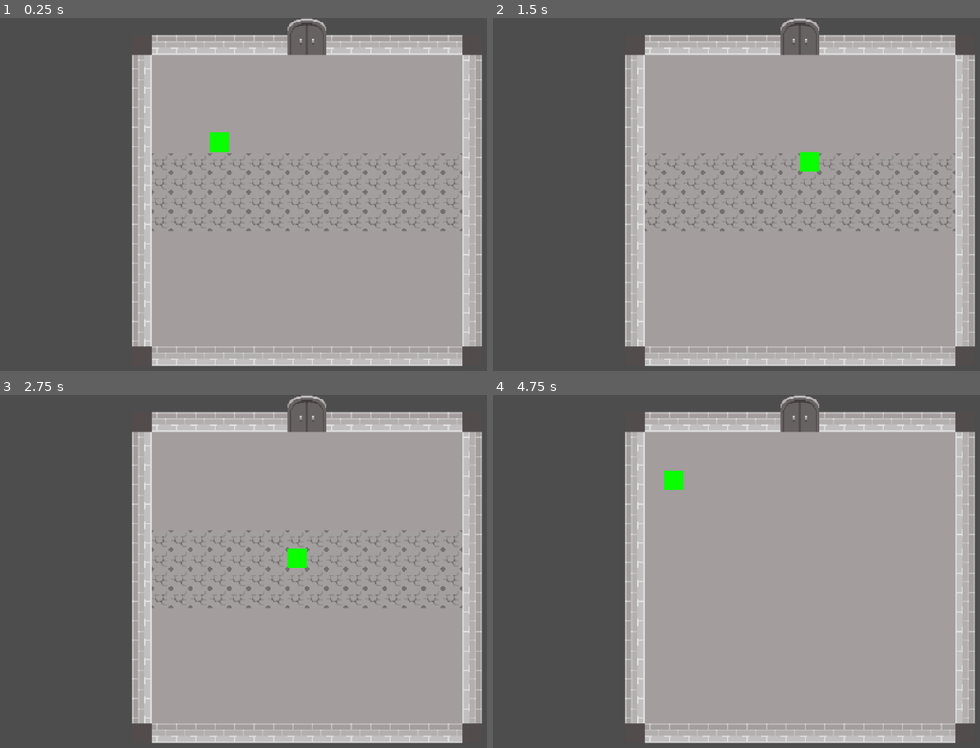
Above: before the commit, frames 1-4 (two rows, left to right).
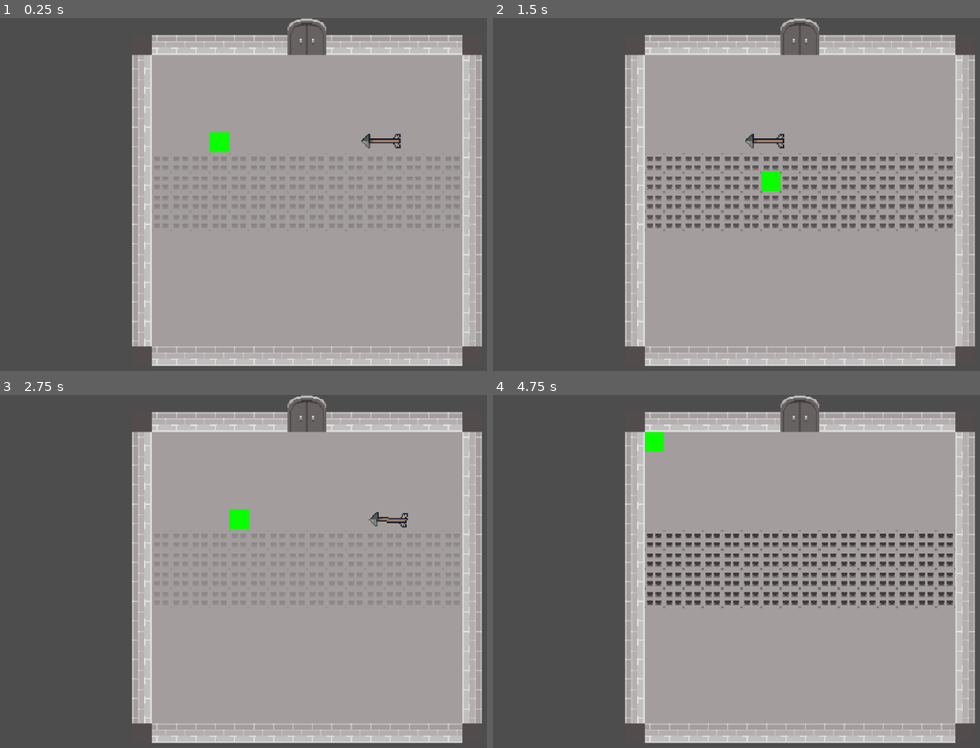
Above: after the commit, the same moments.

Repository: rddtz/gamejamplus
Game: Godot game, scene res://scenes/main.tscn
The game is run twice, just before and just after one commit, with the same random seed, the same clock (stepped at 60 frames per second) and the same inputs.
Inputs:
- Up to frame 1 (0.25 s): no input
- Up to frame 2 (1.5 s): hold Right (RIGHT) 0.53-1.28 s; hold Space (parry_block, bound only before the commit) 0.53-1.28 s; hold S (DOWN) from 1.28 s (still down); tap Space (parry_block, bound only before the commit) at 1.35 s
- Up to frame 3 (2.75 s): release S (DOWN) at 2.03 s; hold Right (RIGHT) from 2.03 s (still down); hold Space (parry_block, bound only before the commit) from 2.03 s (still down)
- Up to frame 4 (4.75 s): release Right (RIGHT) at 2.78 s; release Space (parry_block, bound only before the commit) at 2.78 s; hold W (UP) 2.78-3.53 s; tap Space (parry_block, bound only before the commit) at 2.85, 4.35 s; hold Space (parry_block, bound only before the commit) 3.53-4.28 s; hold A (LEFT) from 3.53 s (still down)

The runs differ from the first frame. In frame 1, 2.9% of the frame differs, in the area x 31-95%, y 32-61%; in frame 2, 5.2%; in frame 3, 1.7%; in frame 4, 5.2%.

Commit message:
espinhos

Diff:
--- a/plus/project.godot
+++ b/plus/project.godot
@@ -49,11 +49,6 @@
 "events": [Object(InputEventKey,"resource_local_to_scene":false,"resource_name":"","device":-1,"window_id":0,"alt_press …(195 unchanged characters)…
 ]
 }
-parry_block={
-"deadzone": 0.5,
-"events": [Object(InputEventKey,"resource_local_to_scene":false,"resource_name":"","device":-1,"window_id":0,"alt_pressed":false,"shift_pressed":false,"ctrl_pressed":false,"meta_pressed":false,"pressed":false,"keycode":0,"physical_keycode":32,"key_label":0,"unicode":32,"location":0,"echo":false,"script":null)
-]
-}
 
 [rendering]
 
--- a/plus/scenes/armadilha-chao.tscn
+++ b/plus/scenes/armadilha-chao.tscn
@@ -1,18 +1,143 @@
-[gd_scene load_steps=9 format=3 uid="uid://cxwj846bjca2"]
+[gd_scene load_steps=25 format=3 uid="uid://cxwj846bjca2"]
 
 [ext_resource type="Script" path="res://scripts/armadilha_chao.gd" id="1_3xmyd"]
-[ext_resource type="Texture2D" uid="uid://ojbianr18fjo" path="res://assets/espinhos_teste.png" id="2_kgegh"]
 [ext_resource type="Texture2D" uid="uid://8w51h81jn3a0" path="res://assets/antes_espinhos_teste.png" id="3_4x4xa"]
+[ext_resource type="Texture2D" path="res://assets/Animation_spike1.png" id="3_ql23c"]
+
+[sub_resource type="AtlasTexture" id="AtlasTexture_xvjc7"]
+atlas = ExtResource("3_ql23c")
+region = Rect2(0, 112, 256, 16)
+
+[sub_resource type="AtlasTexture" id="AtlasTexture_hybrd"]
+atlas = ExtResource("3_ql23c")
+region = Rect2(0, 32, 256, 16)
+
+[sub_resource type="AtlasTexture" id="AtlasTexture_wr6im"]
+atlas = ExtResource("3_ql23c")
+region = Rect2(0, 16, 256, 16)
+
+[sub_resource type="AtlasTexture" id="AtlasTexture_rsgb6"]
+atlas = ExtResource("3_ql23c")
+region = Rect2(0, 0, 256, 16)
+
+[sub_resource type="AtlasTexture" id="AtlasTexture_s4d64"]
+atlas = ExtResource("3_ql23c")
+region = Rect2(0, 0, 256, 16)
+
+[sub_resource type="AtlasTexture" id="AtlasTexture_krjx0"]
+atlas = ExtResource("3_ql23c")
+region = Rect2(0, 0, 256, 16)
+
+[sub_resource type="AtlasTexture" id="AtlasTexture_5e63s"]
+atlas = ExtResource("3_ql23c")
+region = Rect2(0, 16, 256, 16)
+
+[sub_resource type="AtlasTexture" id="AtlasTexture_vbofk"]
+atlas = ExtResource("3_ql23c")
+region = Rect2(0, 32, 256, 16)
+
+[sub_resource type="AtlasTexture" id="AtlasTexture_oquqy"]
+atlas = ExtResource("3_ql23c")
+region = Rect2(0, 48, 256, 16)
+
+[sub_resource type="AtlasTexture" id="AtlasTexture_7aidx"]
+atlas = ExtResource("3_ql23c")
+region = Rect2(0, 64, 256, 16)
+
+[sub_resource type="AtlasTexture" id="AtlasTexture_ipljy"]
+atlas = ExtResource("3_ql23c")
+region = Rect2(0, 80, 256, 16)
+
+[sub_resource type="AtlasTexture" id="AtlasTexture_nwwyo"]
+atlas = ExtResource("3_ql23c")
+region = Rect2(0, 96, 256, 16)
+
+[sub_resource type="AtlasTexture" id="AtlasTexture_vxiu0"]
+atlas = ExtResource("3_ql23c")
+region = Rect2(0, 112, 256, 16)
+
+[sub_resource type="AtlasTexture" id="AtlasTexture_vswlb"]
+atlas = ExtResource("3_ql23c")
+region = Rect2(0, 48, 256, 16)
+
+[sub_resource type="AtlasTexture" id="AtlasTexture_17hlw"]
+atlas = ExtResource("3_ql23c")
+region = Rect2(0, 16, 256, 16)
+
+[sub_resource type="AtlasTexture" id="AtlasTexture_xo48p"]
+atlas = ExtResource("3_ql23c")
+region = Rect2(0, 0, 256, 16)
 
 [sub_resource type="SpriteFrames" id="SpriteFrames_62jgt"]
 animations = [{
 "frames": [{
 "duration": 1.0,
-"texture": ExtResource("2_kgegh")
+"texture": SubResource("AtlasTexture_xvjc7")
+}, {
+"duration": 1.0,
+"texture": SubResource("AtlasTexture_hybrd")
+}, {
+"duration": 1.0,
+"texture": SubResource("AtlasTexture_wr6im")
+}, {
+"duration": 1.0,
+"texture": SubResource("AtlasTexture_rsgb6")
+}],
+"loop": false,
+"name": &"descendo",
+"speed": 5.0
+}, {
+"frames": [{
+"duration": 1.0,
+"texture": SubResource("AtlasTexture_s4d64")
 }],
 "loop": true,
 "name": &"machucando",
 "speed": 5.0
+}, {
+"frames": [{
+"duration": 1.0,
+"texture": SubResource("AtlasTexture_krjx0")
+}, {
+"duration": 1.0,
+"texture": SubResource("AtlasTexture_5e63s")
+}, {
+"duration": 1.0,
+"texture": SubResource("AtlasTexture_vbofk")
+}, {
+"duration": 1.0,
+"texture": SubResource("AtlasTexture_oquqy")
+}, {
+"duration": 1.0,
+"texture": SubResource("AtlasTexture_7aidx")
+}, {
+"duration": 1.0,
+"texture": SubResource("AtlasTexture_ipljy")
+}, {
+"duration": 1.0,
+"texture": SubResource("AtlasTexture_nwwyo")
+}, {
+"duration": 1.0,
+"texture": SubResource("AtlasTexture_vxiu0")
+}, {
+"duration": 1.0,
+"texture": SubResource("AtlasTexture_vxiu0")
+}, {
+"duration": 1.0,
+"texture": SubResource("AtlasTexture_vxiu0")
+}, {
+"duration": 1.0,
+"texture": SubResource("AtlasTexture_vswlb")
+}, {
+"duration": 1.0,
+"texture": SubResource("AtlasTexture_17hlw")
+}, {
+"duration": 1.0,
+"texture": SubResource("AtlasTexture_xo48p")
+}],
+"loop": false,
+"name": &"subindo",
+"speed": 10.0
 }, {
 "frames": [{
 "duration": 1.0,
@@ -52,21 +177,33 @@
 "update": 1,
 "values": [&"surgindo"]
 }
-
-[sub_resource type="Animation" id="Animation_em2af"]
-resource_name = "life_span"
-length = 2.0
+tracks/2/type = "value"
+tracks/2/imported = false
+tracks/2/enabled = true
+tracks/2/path = NodePath("AnimatedSprite2D:modulate")
+tracks/2/interp = 1
+tracks/2/loop_wrap = true
+tracks/2/keys = {
+"times": PackedFloat32Array(0),
+"transitions": PackedFloat32Array(1),
+"update": 0,
+"values": [Color(1, 1, 1, 0)]
+}
+
+[sub_resource type="Animation" id="Animation_455k4"]
+resource_name = "spikes"
+length = 10.0
 tracks/0/type = "value"
 tracks/0/imported = false
 tracks/0/enabled = true
-tracks/0/path = NodePath("CollisionShape2D:disabled")
+tracks/0/path = NodePath("AnimatedSprite2D:modulate")
 tracks/0/interp = 1
 tracks/0/loop_wrap = true
 tracks/0/keys = {
-"times": PackedFloat32Array(0, 1.6),
-"transitions": PackedFloat32Array(1, 1),
-"update": 1,
-"values": [true, false]
+"times": PackedFloat32Array(0, 1, 2.5, 3.5),
+"transitions": PackedFloat32Array(1, 1, 1, 1),
+"update": 0,
+"values": [Color(1, 1, 1, 0), Color(1, 1, 1, 1), Color(1, 1, 1, 1), Color(1, 1, 1, 0)]
 }
 tracks/1/type = "value"
 tracks/1/imported = false
@@ -75,30 +212,42 @@
 tracks/1/interp = 1
 tracks/1/loop_wrap = true
 tracks/1/keys = {
-"times": PackedFloat32Array(0, 1.6),
+"times": PackedFloat32Array(0, 1),
 "transitions": PackedFloat32Array(1, 1),
 "update": 1,
-"values": [&"surgindo", &"machucando"]
-}
-tracks/2/type = "method"
+"values": [&"machucando", &"subindo"]
+}
+tracks/2/type = "value"
 tracks/2/imported = false
 tracks/2/enabled = true
-tracks/2/path = NodePath(".")
+tracks/2/path = NodePath("CollisionShape2D:disabled")
 tracks/2/interp = 1
 tracks/2/loop_wrap = true
 tracks/2/keys = {
-"times": PackedFloat32Array(2),
+"times": PackedFloat32Array(0, 1.13333, 2.03333),
+"transitions": PackedFloat32Array(1, 1, 1),
+"update": 1,
+"values": [true, false, true]
+}
+tracks/3/type = "method"
+tracks/3/imported = false
+tracks/3/enabled = true
+tracks/3/path = NodePath(".")
+tracks/3/interp = 1
+tracks/3/loop_wrap = true
+tracks/3/keys = {
+"times": PackedFloat32Array(3.7),
 "transitions": PackedFloat32Array(1),
 "values": [{
 "args": [],
-"method": &"destroy"
+"method": &"queue_free"
 }]
 }
 
 [sub_resource type="AnimationLibrary" id="AnimationLibrary_ict4c"]
 _data = {
 "RESET": SubResource("Animation_3jkjd"),
-"life_span": SubResource("Animation_em2af")
+"spikes": SubResource("Animation_455k4")
 }
 
 [node name="Armadilha-chao" type="Area2D"]
@@ -106,9 +255,10 @@
 script = ExtResource("1_3xmyd")
 
 [node name="AnimatedSprite2D" type="AnimatedSprite2D" parent="."]
+modulate = Color(1, 1, 1, 0)
 sprite_frames = SubResource("SpriteFrames_62jgt")
 animation = &"surgindo"
-autoplay = "surgindo"
+autoplay = "machucando"
 
 [node name="CollisionShape2D" type="CollisionShape2D" parent="."]
 position = Vector2(0.5, 0)
@@ -120,4 +270,4 @@
 libraries = {
 "": SubResource("AnimationLibrary_ict4c")
 }
-autoplay = "life_span"
+autoplay = "spikes"
--- a/plus/scenes/flecha.tscn
+++ b/plus/scenes/flecha.tscn
@@ -76,7 +76,7 @@
 [node name="AnimatedSprite2D" type="AnimatedSprite2D" parent="."]
 sprite_frames = SubResource("SpriteFrames_g3tbx")
 autoplay = "default"
-frame_progress = 0.996033
+frame_progress = 0.0888726
 
 [node name="Area2D" type="Area2D" parent="."]
 
--- a/plus/scenes/main.tscn
+++ b/plus/scenes/main.tscn
@@ -1,10 +1,11 @@
-[gd_scene load_steps=6 format=3 uid="uid://c62vvxatsst46"]
+[gd_scene load_steps=7 format=3 uid="uid://c62vvxatsst46"]
 
 [ext_resource type="PackedScene" uid="uid://bqqfwtxj0i78a" path="res://scenes/mapa_exemplo.tscn" id="1_dnd6x"]
 [ext_resource type="PackedScene" uid="uid://cuxa2y5u7l0y2" path="res://scenes/player.tscn" id="2_1m067"]
 [ext_resource type="PackedScene" uid="uid://dd5cfxjs31fh6" path="res://scenes/menu_pause.tscn" id="3_dm2on"]
 [ext_resource type="PackedScene" uid="uid://dmw2g5mla1o18" path="res://scenes/crt.tscn" id="4_na3c3"]
 [ext_resource type="PackedScene" uid="uid://cxwj846bjca2" path="res://scenes/armadilha-chao.tscn" id="5_5gg6g"]
+[ext_resource type="PackedScene" uid="uid://c7ihtsplmerbl" path="res://scenes/flecha.tscn" id="6_guc22"]
 
 [node name="main" type="Node2D"]
 process_mode = 1
@@ -14,15 +15,6 @@
 
 [node name="Armadilha-chao" parent="." instance=ExtResource("5_5gg6g")]
 position = Vector2(212, 204)
-
-[node name="Armadilha-chao2" parent="." instance=ExtResource("5_5gg6g")]
-position = Vector2(212, 188)
-
-[node name="Armadilha-chao3" parent="." instance=ExtResource("5_5gg6g")]
-position = Vector2(212, 172)
-
-[node name="Armadilha-chao4" parent="." instance=ExtResource("5_5gg6g")]
-position = Vector2(212, 156)
 
 [node name="Player" parent="." instance=ExtResource("2_1m067")]
 position = Vector2(90, 109)
@@ -39,3 +31,17 @@
 [node name="Camera2D" type="Camera2D" parent="."]
 position = Vector2(221, 184)
 zoom = Vector2(2.2, 2.2)
+
+[node name="Armadilha-chao2" parent="." instance=ExtResource("5_5gg6g")]
+position = Vector2(212, 188)
+
+[node name="Armadilha-chao3" parent="." instance=ExtResource("5_5gg6g")]
+position = Vector2(212, 172)
+
+[node name="Armadilha-chao4" parent="." instance=ExtResource("5_5gg6g")]
+position = Vector2(212, 156)
+
+[node name="Flecha" parent="." instance=ExtResource("6_guc22")]
+position = Vector2(318, 140)
+direction = 180
+speed = 180.0
--- a/plus/scenes/player.tscn
+++ b/plus/scenes/player.tscn
@@ -10,6 +10,7 @@
 size = Vector2(16, 16)
 
 [node name="Player" type="CharacterBody2D"]
+z_index = 1
 collision_layer = 2
 collision_mask = 3
 script = ExtResource("1_pix2n")
--- a/plus/scripts/player.gd
+++ b/plus/scripts/player.gd
@@ -2,8 +2,6 @@
 
 @onready var mapa_exemplo: TileMapLayer = $"../Mapa_exemplo"
 
-var timer = 0
-var timer_parry = 0
 const SPEED = 300.0
 const JUMP_VELOCITY = -400.0
 const speed = 16
@@ -12,7 +10,6 @@
 var time_mov := TIME
 @onready var rayan: RayCast2D = $RayCast2D
 
-var player_has_shield = true
 
 #Player status variables
 var vida := 1
@@ -29,41 +26,20 @@
 	if time_mov > 0:
 		time_mov -= delta;
 
-	if (Input.is_action_pressed("LEFT") and !time_mov):
+	if Input.is_action_just_pressed("LEFT") or (Input.is_action_pressed("LEFT") and !time_mov):
 		rayan.target_position = Vector2(-16,0)
 		move()
-	elif Input.is_action_pressed("RIGHT") and !time_mov:
+	elif Input.is_action_just_pressed("RIGHT") or (Input.is_action_pressed("RIGHT") and !time_mov):
 		rayan.target_position = Vector2(16,0)
 		move()
-	elif (Input.is_action_pressed("UP") and !time_mov):
+	elif Input.is_action_just_pressed("UP") or (Input.is_action_pressed("UP") and !time_mov):
 		rayan.target_position = Vector2(0,-16)
 		move()
-	elif (Input.is_action_pressed("DOWN") and !time_mov):
+	elif Input.is_action_just_pressed("DOWN") or (Input.is_action_pressed("DOWN") and !time_mov):
 		rayan.target_position = Vector2(0,16)
 		move()
 
-	if timer > 0:
-		timer -= delta
-	if timer == 0:
-		player_has_shield = true
-	if timer_parry > 0:
-		timer_parry -= delta
 
 func _on_dano_area_entered(area: Area2D) -> void:
-	#if !player_has_shield:
-		#print(area.name)
-		#
-		#return
-	# is_action_just_pressed: parry
-	if Input.is_action_just_pressed("parry_block"):
-		timer_parry = 60 # (frames)
-		print("parry")
-		return
-	# is_action_pressed: block
-	if Input.is_action_pressed("parry_block"):
-		print("block")
-		player_has_shield = false
-		timer = 180 # (frames)
-		return
-	# se nao tiver
+	print(area.name)
 	get_tree().reload_current_scene()
Binary file added: plus/assets/Animation_spike1.png
Not shown, added: plus/assets/Animation_spike1.png.import
